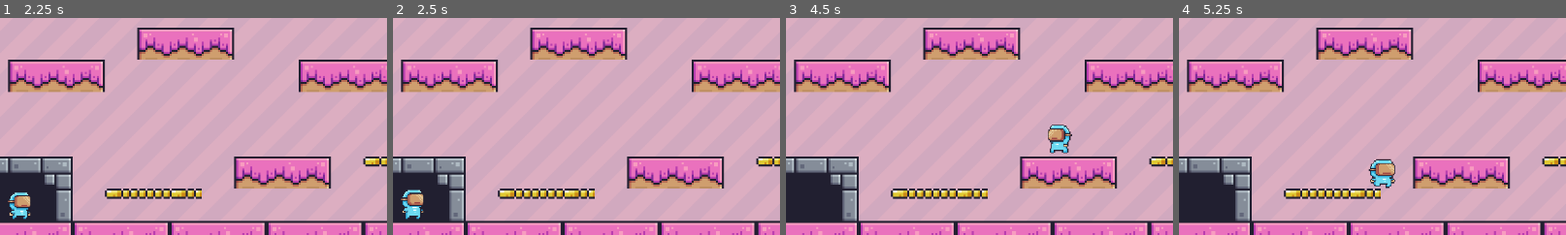
Above: before the commit, frames 1-4 (left to right).
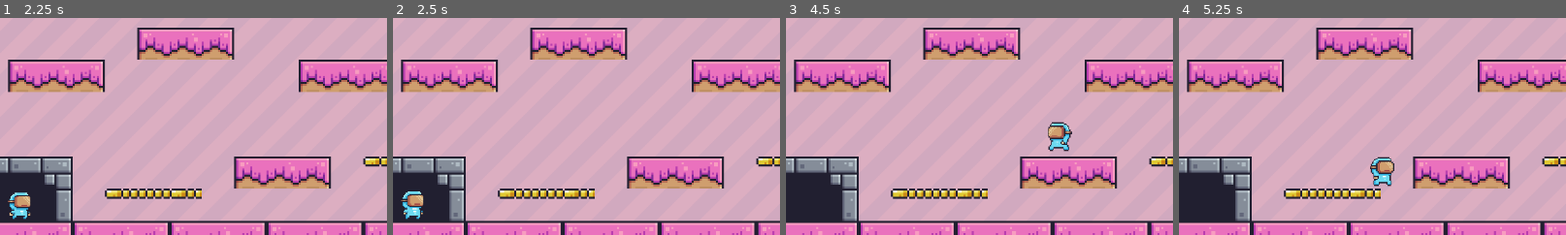
Above: after the commit, the same moments.

Repository: marianoluiz/2d-platformer-game
Game: Godot game, scene res://main.tscn
Two runs of this game, one before a commit and one after it. Both use one fixed random seed, a clock stepped at 60 frames per second and the inputs below.
Inputs:
- Up to frame 1 (2.25 s): click "Options" at 0.5 s; click "Back" at 1.25 s; click "Play" at 2 s
- Up to frame 2 (2.5 s): no input
- Up to frame 3 (4.5 s): hold Right (right) 2.78-4.28 s; tap Up (jump) at 3.02, 3.77 s; hold Left (left) from 4.28 s (still down)
- Up to frame 4 (5.25 s): release Left (left) at 5.03 s; hold Right (right) from 5.03 s (still down)
The pictures show only the part of the screen within x 3-53%, y 50-100%; the shares and areas given below are measured in that part.

Frame 1 is identical in both runs. In frame 2, 0.3% of the frame differs, in the area x 2-9%, y 79-91%; in frame 3, 0.6%; in frame 4, 0.6%, in the area x 48-56%, y 63-79%.

Commit message:
added basic audio and changed some dir names

Diff:
--- a/Scenes/Levels/level_1.tscn
+++ b/Scenes/Levels/level_1.tscn
@@ -1,7 +1,7 @@
 [gd_scene load_steps=7 format=3 uid="uid://bxfdfom1tiohs"]
 
-[ext_resource type="Texture2D" uid="uid://dn5anu7sokm3p" path="res://Pixel Adventure Assets/Background/Pink.png" id="1_a0don"]
-[ext_resource type="Texture2D" uid="uid://vic457mdhvgb" path="res://Pixel Adventure Assets/Terrain/Terrain (16x16).png" id="2_fr5th"]
+[ext_resource type="Texture2D" uid="uid://dn5anu7sokm3p" path="res://Assets/Background/Pink.png" id="1_a0don"]
+[ext_resource type="Texture2D" uid="uid://vic457mdhvgb" path="res://Assets/Terrain/Terrain (16x16).png" id="2_fr5th"]
 [ext_resource type="PackedScene" uid="uid://bbesnkv2uqe6l" path="res://Scenes/UI/victory_area.tscn" id="3_dowvn"]
 [ext_resource type="PackedScene" uid="uid://cbfuwm5lil12k" path="res://Scripts/Characters/main_character.tscn" id="4_jyj0p"]
 
--- /dev/null
+++ b/Scenes/audio_player.tscn
@@ -0,0 +1,7 @@
+[gd_scene load_steps=2 format=3 uid="uid://bmg7uqsawlerr"]
+
+[ext_resource type="AudioStream" uid="uid://cfxab6cn4a5eo" path="res://Assets/Audio/8-bit-arcade-138828.mp3" id="1_6k2sj"]
+
+[node name="AudioStreamPlayer2D" type="AudioStreamPlayer2D"]
+stream = ExtResource("1_6k2sj")
+autoplay = true
--- a/Scenes/menu_options.tscn
+++ b/Scenes/menu_options.tscn
@@ -1,7 +1,7 @@
 [gd_scene load_steps=6 format=3 uid="uid://cradrg30isdcv"]
 
 [ext_resource type="Script" path="res://Scripts/menu_options.gd" id="1_q4ks8"]
-[ext_resource type="Texture2D" uid="uid://dn5anu7sokm3p" path="res://Pixel Adventure Assets/Background/Pink.png" id="2_jy8k8"]
+[ext_resource type="Texture2D" uid="uid://dn5anu7sokm3p" path="res://Assets/Background/Pink.png" id="2_ve5v6"]
 
 [sub_resource type="SystemFont" id="SystemFont_k3ce7"]
 font_names = PackedStringArray("Impact")
@@ -28,7 +28,7 @@
 anchor_bottom = 1.0
 grow_horizontal = 2
 grow_vertical = 2
-texture = ExtResource("2_jy8k8")
+texture = ExtResource("2_ve5v6")
 
 [node name="MarginContainer" type="MarginContainer" parent="."]
 layout_mode = 1
--- a/Scripts/Characters/main_character.tscn
+++ b/Scripts/Characters/main_character.tscn
@@ -1,183 +1,194 @@
-[gd_scene load_steps=29 format=3 uid="uid://cbfuwm5lil12k"]
+[gd_scene load_steps=31 format=3 uid="uid://cbfuwm5lil12k"]
 
 [ext_resource type="Script" path="res://Scenes/Actors/main_character.gd" id="1_c8vm3"]
-[ext_resource type="Texture2D" uid="uid://c4y2qqjieigph" path="res://Pixel Adventure Assets/Main Characters/Virtual Guy/Idle (32x32).png" id="2_vnyoi"]
-[ext_resource type="Texture2D" uid="uid://c2qxbowen6y8t" path="res://Pixel Adventure Assets/Main Characters/Virtual Guy/Jump (32x32).png" id="3_x88qq"]
-[ext_resource type="Texture2D" uid="uid://brmgwx8lhdwd6" path="res://Pixel Adventure Assets/Main Characters/Virtual Guy/Run (32x32).png" id="4_g0aep"]
-
-[sub_resource type="AtlasTexture" id="AtlasTexture_jcfdv"]
-atlas = ExtResource("2_vnyoi")
+[ext_resource type="Texture2D" uid="uid://c4y2qqjieigph" path="res://Assets/Main Characters/Virtual Guy/Idle (32x32).png" id="3_sf7kw"]
+[ext_resource type="Texture2D" uid="uid://c2qxbowen6y8t" path="res://Assets/Main Characters/Virtual Guy/Jump (32x32).png" id="3_ymmhb"]
+[ext_resource type="Texture2D" uid="uid://brmgwx8lhdwd6" path="res://Assets/Main Characters/Virtual Guy/Run (32x32).png" id="5_f1w12"]
+
+[sub_resource type="AtlasTexture" id="AtlasTexture_eet24"]
+atlas = ExtResource("3_sf7kw")
 region = Rect2(0, 0, 32, 32)
 
-[sub_resource type="AtlasTexture" id="AtlasTexture_um41v"]
-atlas = ExtResource("2_vnyoi")
+[sub_resource type="AtlasTexture" id="AtlasTexture_kqwii"]
+atlas = ExtResource("3_sf7kw")
 region = Rect2(32, 0, 32, 32)
 
-[sub_resource type="AtlasTexture" id="AtlasTexture_fr37b"]
-atlas = ExtResource("2_vnyoi")
+[sub_resource type="AtlasTexture" id="AtlasTexture_s6qyf"]
+atlas = ExtResource("3_sf7kw")
 region = Rect2(64, 0, 32, 32)
 
-[sub_resource type="AtlasTexture" id="AtlasTexture_cduhs"]
-atlas = ExtResource("2_vnyoi")
+[sub_resource type="AtlasTexture" id="AtlasTexture_g0adk"]
+atlas = ExtResource("3_sf7kw")
 region = Rect2(96, 0, 32, 32)
 
-[sub_resource type="AtlasTexture" id="AtlasTexture_t1mlr"]
-atlas = ExtResource("2_vnyoi")
+[sub_resource type="AtlasTexture" id="AtlasTexture_loe37"]
+atlas = ExtResource("3_sf7kw")
 region = Rect2(128, 0, 32, 32)
 
-[sub_resource type="AtlasTexture" id="AtlasTexture_hvjmb"]
-atlas = ExtResource("2_vnyoi")
+[sub_resource type="AtlasTexture" id="AtlasTexture_gpiog"]
+atlas = ExtResource("3_sf7kw")
 region = Rect2(160, 0, 32, 32)
 
-[sub_resource type="AtlasTexture" id="AtlasTexture_l7rfj"]
-atlas = ExtResource("2_vnyoi")
+[sub_resource type="AtlasTexture" id="AtlasTexture_jaecc"]
+atlas = ExtResource("3_sf7kw")
 region = Rect2(192, 0, 32, 32)
 
-[sub_resource type="AtlasTexture" id="AtlasTexture_sy0br"]
-atlas = ExtResource("2_vnyoi")
+[sub_resource type="AtlasTexture" id="AtlasTexture_8ylcd"]
+atlas = ExtResource("3_sf7kw")
 region = Rect2(224, 0, 32, 32)
 
-[sub_resource type="AtlasTexture" id="AtlasTexture_tel3r"]
-atlas = ExtResource("2_vnyoi")
+[sub_resource type="AtlasTexture" id="AtlasTexture_1knwf"]
+atlas = ExtResource("3_sf7kw")
 region = Rect2(256, 0, 32, 32)
 
-[sub_resource type="AtlasTexture" id="AtlasTexture_l4g4f"]
-atlas = ExtResource("2_vnyoi")
+[sub_resource type="AtlasTexture" id="AtlasTexture_pvf7u"]
+atlas = ExtResource("3_sf7kw")
 region = Rect2(288, 0, 32, 32)
 
-[sub_resource type="AtlasTexture" id="AtlasTexture_lsafh"]
-atlas = ExtResource("2_vnyoi")
+[sub_resource type="AtlasTexture" id="AtlasTexture_t63vm"]
+atlas = ExtResource("3_sf7kw")
 region = Rect2(320, 0, 32, 32)
 
-[sub_resource type="AtlasTexture" id="AtlasTexture_vugia"]
-atlas = ExtResource("4_g0aep")
+[sub_resource type="AtlasTexture" id="AtlasTexture_6yibt"]
+atlas = ExtResource("3_ymmhb")
 region = Rect2(0, 0, 32, 32)
 
-[sub_resource type="AtlasTexture" id="AtlasTexture_28l0d"]
-atlas = ExtResource("4_g0aep")
+[sub_resource type="AtlasTexture" id="AtlasTexture_xrvwf"]
+atlas = ExtResource("5_f1w12")
+region = Rect2(0, 0, 32, 32)
+
+[sub_resource type="AtlasTexture" id="AtlasTexture_ptgrs"]
+atlas = ExtResource("5_f1w12")
 region = Rect2(32, 0, 32, 32)
 
-[sub_resource type="AtlasTexture" id="AtlasTexture_06e63"]
-atlas = ExtResource("4_g0aep")
+[sub_resource type="AtlasTexture" id="AtlasTexture_o76ew"]
+atlas = ExtResource("5_f1w12")
 region = Rect2(64, 0, 32, 32)
 
-[sub_resource type="AtlasTexture" id="AtlasTexture_g4nrk"]
-atlas = ExtResource("4_g0aep")
+[sub_resource type="AtlasTexture" id="AtlasTexture_ssqhf"]
+atlas = ExtResource("5_f1w12")
 region = Rect2(96, 0, 32, 32)
 
-[sub_resource type="AtlasTexture" id="AtlasTexture_qlu3d"]
-atlas = ExtResource("4_g0aep")
+[sub_resource type="AtlasTexture" id="AtlasTexture_2homw"]
+atlas = ExtResource("5_f1w12")
 region = Rect2(128, 0, 32, 32)
 
-[sub_resource type="AtlasTexture" id="AtlasTexture_vnop2"]
-atlas = ExtResource("4_g0aep")
+[sub_resource type="AtlasTexture" id="AtlasTexture_og6ve"]
+atlas = ExtResource("5_f1w12")
 region = Rect2(160, 0, 32, 32)
 
-[sub_resource type="AtlasTexture" id="AtlasTexture_enkh2"]
-atlas = ExtResource("4_g0aep")
+[sub_resource type="AtlasTexture" id="AtlasTexture_djvx1"]
+atlas = ExtResource("5_f1w12")
+region = Rect2(192, 0, 32, 32)
+
+[sub_resource type="AtlasTexture" id="AtlasTexture_1ccqp"]
+atlas = ExtResource("5_f1w12")
 region = Rect2(224, 0, 32, 32)
 
-[sub_resource type="AtlasTexture" id="AtlasTexture_3rrg4"]
-atlas = ExtResource("4_g0aep")
+[sub_resource type="AtlasTexture" id="AtlasTexture_kcyei"]
+atlas = ExtResource("5_f1w12")
 region = Rect2(256, 0, 32, 32)
 
-[sub_resource type="AtlasTexture" id="AtlasTexture_x3rtx"]
-atlas = ExtResource("4_g0aep")
+[sub_resource type="AtlasTexture" id="AtlasTexture_12g21"]
+atlas = ExtResource("5_f1w12")
 region = Rect2(288, 0, 32, 32)
 
-[sub_resource type="AtlasTexture" id="AtlasTexture_n8uqe"]
-atlas = ExtResource("4_g0aep")
+[sub_resource type="AtlasTexture" id="AtlasTexture_jkuqu"]
+atlas = ExtResource("5_f1w12")
 region = Rect2(320, 0, 32, 32)
 
-[sub_resource type="AtlasTexture" id="AtlasTexture_u8ph1"]
-atlas = ExtResource("4_g0aep")
+[sub_resource type="AtlasTexture" id="AtlasTexture_x2k6u"]
+atlas = ExtResource("5_f1w12")
 region = Rect2(352, 0, 32, 32)
 
 [sub_resource type="SpriteFrames" id="SpriteFrames_ccnm0"]
 animations = [{
 "frames": [{
 "duration": 1.0,
-"texture": SubResource("AtlasTexture_jcfdv")
-}, {
-"duration": 1.0,
-"texture": SubResource("AtlasTexture_um41v")
-}, {
-"duration": 1.0,
-"texture": SubResource("AtlasTexture_fr37b")
-}, {
-"duration": 1.0,
-"texture": SubResource("AtlasTexture_cduhs")
-}, {
-"duration": 1.0,
-"texture": SubResource("AtlasTexture_t1mlr")
-}, {
-"duration": 1.0,
-"texture": SubResource("AtlasTexture_hvjmb")
-}, {
-"duration": 1.0,
-"texture": SubResource("AtlasTexture_l7rfj")
-}, {
-"duration": 1.0,
-"texture": SubResource("AtlasTexture_sy0br")
-}, {
-"duration": 1.0,
-"texture": SubResource("AtlasTexture_tel3r")
-}, {
-"duration": 1.0,
-"texture": SubResource("AtlasTexture_l4g4f")
-}, {
-"duration": 1.0,
-"texture": SubResource("AtlasTexture_lsafh")
+"texture": SubResource("AtlasTexture_eet24")
+}, {
+"duration": 1.0,
+"texture": SubResource("AtlasTexture_kqwii")
+}, {
+"duration": 1.0,
+"texture": SubResource("AtlasTexture_s6qyf")
+}, {
+"duration": 1.0,
+"texture": SubResource("AtlasTexture_g0adk")
+}, {
+"duration": 1.0,
+"texture": SubResource("AtlasTexture_loe37")
+}, {
+"duration": 1.0,
+"texture": SubResource("AtlasTexture_gpiog")
+}, {
+"duration": 1.0,
+"texture": SubResource("AtlasTexture_jaecc")
+}, {
+"duration": 1.0,
+"texture": SubResource("AtlasTexture_8ylcd")
+}, {
+"duration": 1.0,
+"texture": SubResource("AtlasTexture_1knwf")
+}, {
+"duration": 1.0,
+"texture": SubResource("AtlasTexture_pvf7u")
+}, {
+"duration": 1.0,
+"texture": SubResource("AtlasTexture_t63vm")
 }],
 "loop": true,
 "name": &"default",
-"speed": 15.0
+"speed": 10.0
 }, {
 "frames": [{
 "duration": 1.0,
-"texture": ExtResource("3_x88qq")
+"texture": SubResource("AtlasTexture_6yibt")
 }],
 "loop": true,
 "name": &"jumping",
-"speed": 15.0
+"speed": 10.0
 }, {
 "frames": [{
 "duration": 1.0,
-"texture": SubResource("AtlasTexture_vugia")
-}, {
-"duration": 1.0,
-"texture": SubResource("AtlasTexture_28l0d")
-}, {
-"duration": 1.0,
-"texture": SubResource("AtlasTexture_06e63")
-}, {
-"duration": 1.0,
-"texture": SubResource("AtlasTexture_g4nrk")
-}, {
-"duration": 1.0,
-"texture": SubResource("AtlasTexture_qlu3d")
-}, {
-"duration": 1.0,
-"texture": SubResource("AtlasTexture_vnop2")
-}, {
-"duration": 1.0,
-"texture": SubResource("AtlasTexture_enkh2")
-}, {
-"duration": 1.0,
-"texture": SubResource("AtlasTexture_3rrg4")
-}, {
-"duration": 1.0,
-"texture": SubResource("AtlasTexture_x3rtx")
-}, {
-"duration": 1.0,
-"texture": SubResource("AtlasTexture_n8uqe")
-}, {
-"duration": 1.0,
-"texture": SubResource("AtlasTexture_u8ph1")
+"texture": SubResource("AtlasTexture_xrvwf")
+}, {
+"duration": 1.0,
+"texture": SubResource("AtlasTexture_ptgrs")
+}, {
+"duration": 1.0,
+"texture": SubResource("AtlasTexture_o76ew")
+}, {
+"duration": 1.0,
+"texture": SubResource("AtlasTexture_ssqhf")
+}, {
+"duration": 1.0,
+"texture": SubResource("AtlasTexture_2homw")
+}, {
+"duration": 1.0,
+"texture": SubResource("AtlasTexture_og6ve")
+}, {
+"duration": 1.0,
+"texture": SubResource("AtlasTexture_djvx1")
+}, {
+"duration": 1.0,
+"texture": SubResource("AtlasTexture_1ccqp")
+}, {
+"duration": 1.0,
+"texture": SubResource("AtlasTexture_kcyei")
+}, {
+"duration": 1.0,
+"texture": SubResource("AtlasTexture_12g21")
+}, {
+"duration": 1.0,
+"texture": SubResource("AtlasTexture_jkuqu")
+}, {
+"duration": 1.0,
+"texture": SubResource("AtlasTexture_x2k6u")
 }],
 "loop": true,
 "name": &"running",
-"speed": 15.0
+"speed": 10.0
 }]
 
 [sub_resource type="CapsuleShape2D" id="CapsuleShape2D_albec"]
@@ -194,8 +205,9 @@
 position = Vector2(88.9166, 181.833)
 scale = Vector2(0.546876, 0.593745)
 sprite_frames = SubResource("SpriteFrames_ccnm0")
+animation = &"running"
 autoplay = "default"
-frame_progress = 0.207708
+frame_progress = 0.105204
 
 [node name="CollisionShape2D" type="CollisionShape2D" parent="."]
 position = Vector2(89, 184.333)
--- a/main.tscn
+++ b/main.tscn
@@ -1,7 +1,8 @@
-[gd_scene load_steps=7 format=3 uid="uid://dx5scdkt21e4m"]
+[gd_scene load_steps=8 format=3 uid="uid://dx5scdkt21e4m"]
 
 [ext_resource type="Script" path="res://Scripts/menu.gd" id="1_2ahu3"]
-[ext_resource type="Texture2D" uid="uid://dn5anu7sokm3p" path="res://Pixel Adventure Assets/Background/Pink.png" id="1_mvnqe"]
+[ext_resource type="Texture2D" uid="uid://dn5anu7sokm3p" path="res://Assets/Background/Pink.png" id="2_q2y1d"]
+[ext_resource type="PackedScene" uid="uid://bmg7uqsawlerr" path="res://Scenes/audio_player.tscn" id="3_vlf2j"]
 
 [sub_resource type="SystemFont" id="SystemFont_ns02k"]
 font_names = PackedStringArray("Impact")
@@ -33,7 +34,7 @@
 anchor_bottom = 1.0
 grow_horizontal = 2
 grow_vertical = 2
-texture = ExtResource("1_mvnqe")
+texture = ExtResource("2_q2y1d")
 
 [node name="MarginContainer" type="MarginContainer" parent="Menu"]
 layout_mode = 1
@@ -108,6 +109,8 @@
 theme_override_font_sizes/font_size = 24
 text = "Quit"
 
+[node name="AudioStreamPlayer2D" parent="." instance=ExtResource("3_vlf2j")]
+
 [connection signal="pressed" from="Menu/MarginContainer/HBoxContainer/VBoxContainer/Play" to="Menu" method="_on_play_pressed"]
 [connection signal="pressed" from="Menu/MarginContainer/HBoxContainer/VBoxContainer/Options" to="Menu" method="_on_options_pressed"]
 [connection signal="pressed" from="Menu/MarginContainer/HBoxContainer/VBoxContainer/Quit" to="Menu" method="_on_quit_pressed"]
--- a/project.godot
+++ b/project.godot
@@ -14,6 +14,10 @@
 run/main_scene="res://main.tscn"
 config/features=PackedStringArray("4.2", "Mobile")
 config/icon="res://icon.svg"
+
+[autoload]
+
+AudioPlayer="*res://Scenes/audio_player.tscn"
 
 [input]
 
Renamed: Pixel Adventure Assets/20 Enemies.png -> Assets/20 Enemies.png
Not shown, added: Assets/20 Enemies.png.import
Not shown, added: Assets/Audio/8-bit-arcade-138828.mp3.import
Not shown, added: Assets/Audio/jump-up-245782.mp3.import
Renamed: Pixel Adventure Assets/Background/Blue.png -> Assets/Background/Blue.png
Not shown, added: Assets/Background/Blue.png.import
Renamed: Pixel Adventure Assets/Background/Brown.png -> Assets/Background/Brown.png
Not shown, added: Assets/Background/Brown.png.import
Renamed: Pixel Adventure Assets/Background/Gray.png -> Assets/Background/Gray.png
Not shown, added: Assets/Background/Gray.png.import
Renamed: Pixel Adventure Assets/Background/Green.png -> Assets/Background/Green.png
Not shown, added: Assets/Background/Green.png.import
(and 517 more such lines)
